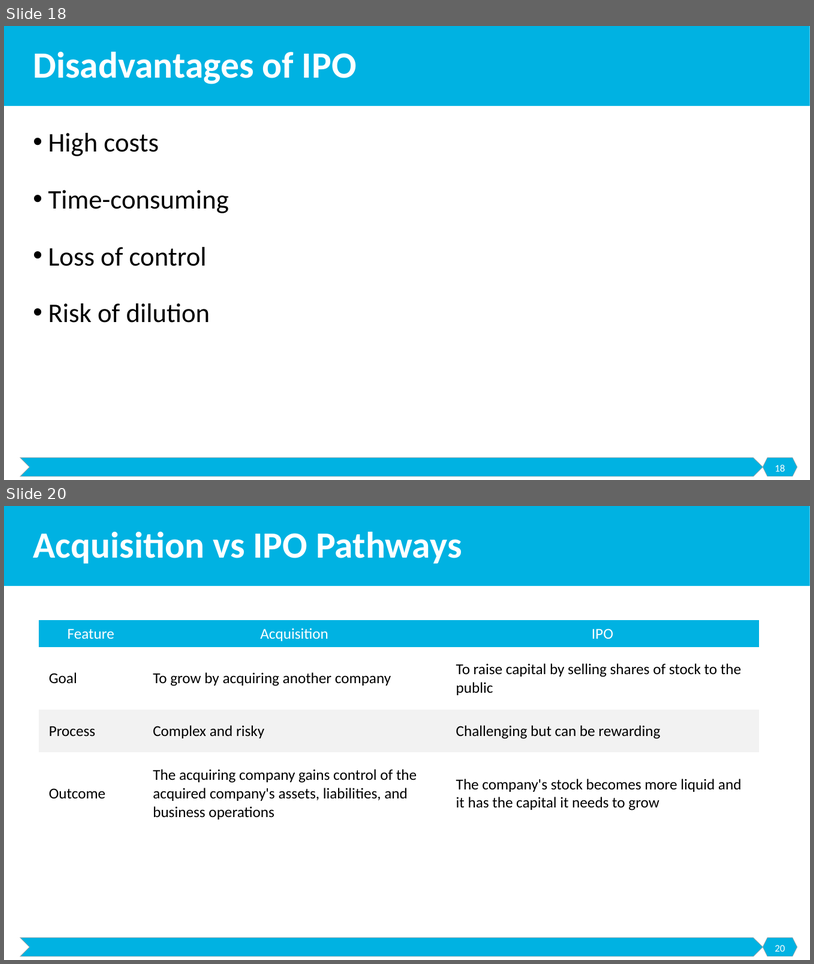
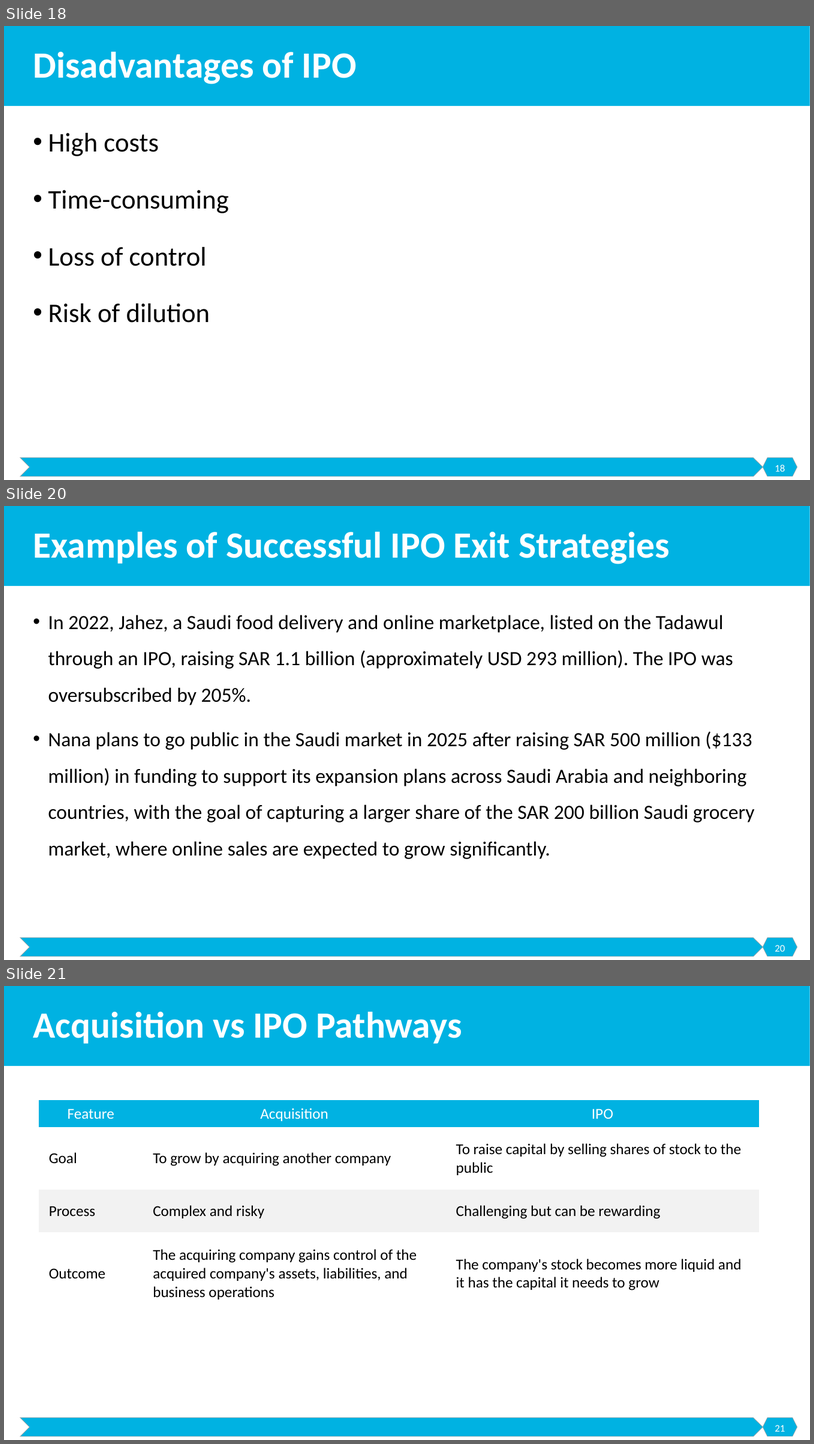
Before and after one commit to malenezi/malenezi, a slide deck: SE495/Lectures/8-Exit Strategies/Exit Strategies.pptx. Shown one above the other, each under a label of ours: slides 18 and 20 before the commit, slides 18, 20 and 21 after it; the slides between them are not shown. The pictures are 814x964 and 814x1444 pixels, drawn with LibreOffice and Linux fonts; fonts in the diff are those of the drawing. Boxes give left, top, right and bottom in pixels: in the first picture for what was removed or moved away, otherwise in the second. Text is boxed around its words. In the diff, an @@ line names an element or a change of style, - is before the commit and + after.

```diff
--- a/SE495/Lectures/8-Exit Strategies/Exit Strategies.pptx
+++ b/SE495/Lectures/8-Exit Strategies/Exit Strategies.pptx
@@ slide 20 added at (4, 506, 810, 960), background #FFFFFF; not listed: 3 template elements that a slide beside it also shows @@
@@ title added at (33, 531, 670, 564), 44 pt, text #FFFFFF, bold @@
+Examples of Successful IPO Exit Strategies
@@ text added at (48, 615, 755, 859), 24 pt, text #000000 @@
+• In 2022, Jahez, a Saudi food delivery and online marketplace, listed on the Tadawul through an IPO, raising SAR 1.1 billion (approximately USD 293 million). The IPO was oversubscribed by 205%.
+• Nana plans to go public in the Saudi market in 2025 after raising SAR 500 million ($133 million) in funding to support its expansion plans across Saudi Arabia and neighboring countries, with the goal of capturing a larger share of the SAR 200 billion Saudi grocery market, where online sales are expected to grow significantly.
@@ page number added at (775, 945, 785, 951), 12 pt, text #FFFFFF @@
+20
@@ what was slide 20 is now slide 21 @@
@@ page number at (775, 1425, 785, 1431): text changed @@
-20
+21
```
Also in this commit, not shown: 4 slides changed, 2 other slides added.
